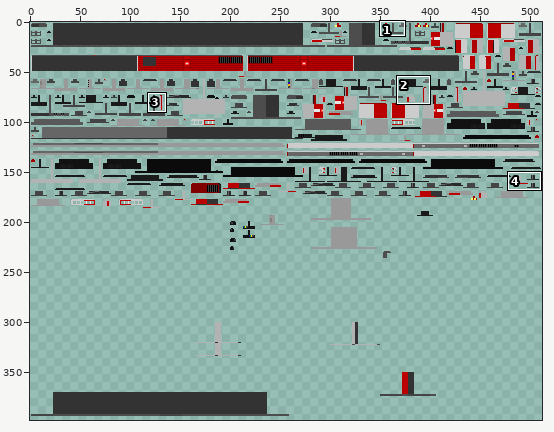
Sprite sheet: src/main/resources/assets/wwcp/textures/locomotive/Diesel/MZ/MzIV/MzIVDBCSC.png. The picture above shows the old version from afar; the outline marks the close-up.
Close-up. Earlier state:
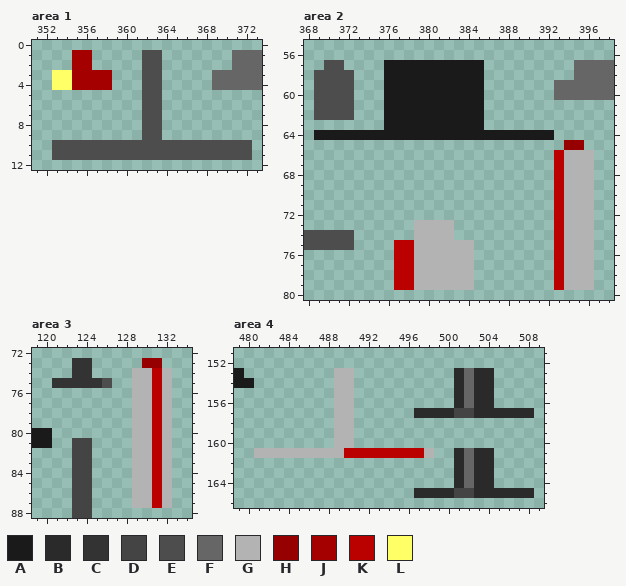
The file is 512x512 pixels. Colours within 5 levels of each other are drawn and written as one. Shown: area 1: x 351..373, y 0..12; area 2: x 368..398, y 55..80; area 3: x 119..134, y 72..88; area 4: x 479..509, y 151..166. The wide view leaves out empty margins. The commit also changed other parts of the picture, which this record leaves out.
Palette (. is transparent): A #1a1a1a  B #2a2a2a  C #333333  D #444444  E #4d4d4d  F #666666  G #b3b3b3  H #970000  J #a40000  K #bb0000  L #ffff66
The result:
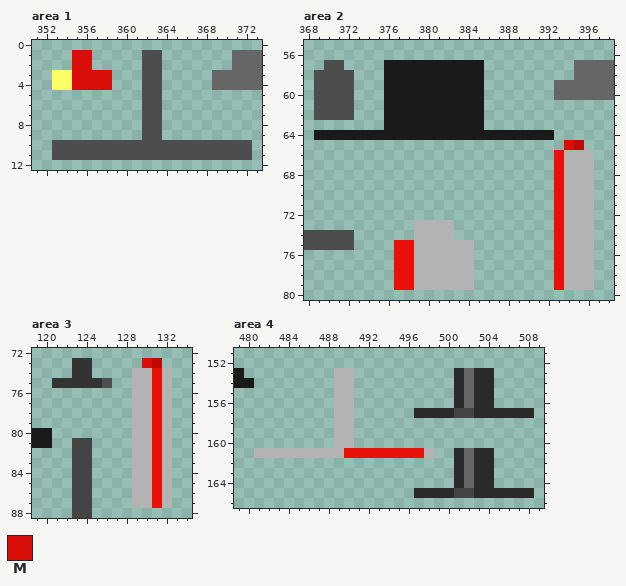
Colours new in this view: M #d90e09
Edits made:
@@ palette @@
-H #970000
+H #bc0a07
-K #bb0000
+K #e91009
--- area 1
@@ x 353..360 @@
  0 ........
- 1 ..JJ....
- 2 ..JJ....
- 3 LLJJJJ..
- 4 LLJJJJ..
+ 1 ..MM....
+ 2 ..MM....
+ 3 LLMMMM..
+ 4 LLMMMM..
  5 ........
--- area 2
@@ x 392..396 @@
 64 A....
-65 ..HH.
+65 ..MH.
 66 .KGGG
--- area 3
@@ x 128..132 @@
 72 .....
-73 ..HH.
+73 ..MH.
 74 .GGKG
Changed places in both close-ups, as pixel boxes (x1, y1, x2, y2):
changed: (72, 50, 112, 90)
changed: (554, 140, 584, 290)
changed: (394, 240, 414, 290)
changed: (142, 358, 162, 508)
changed: (344, 448, 424, 458)
